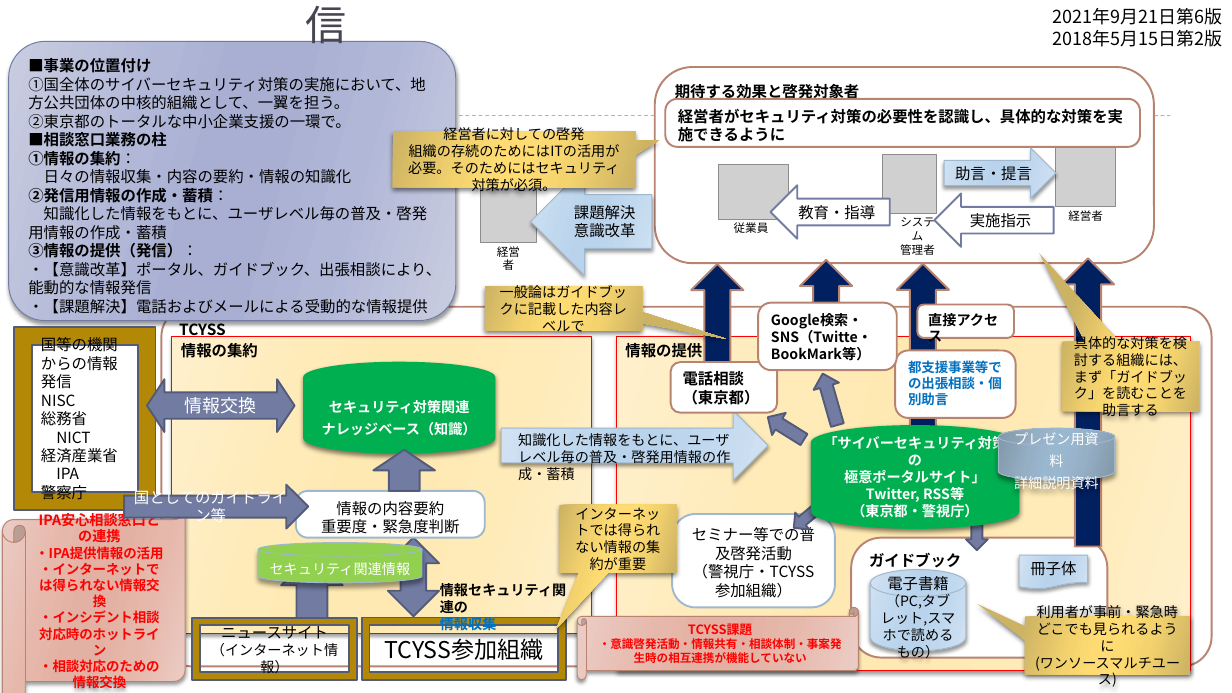
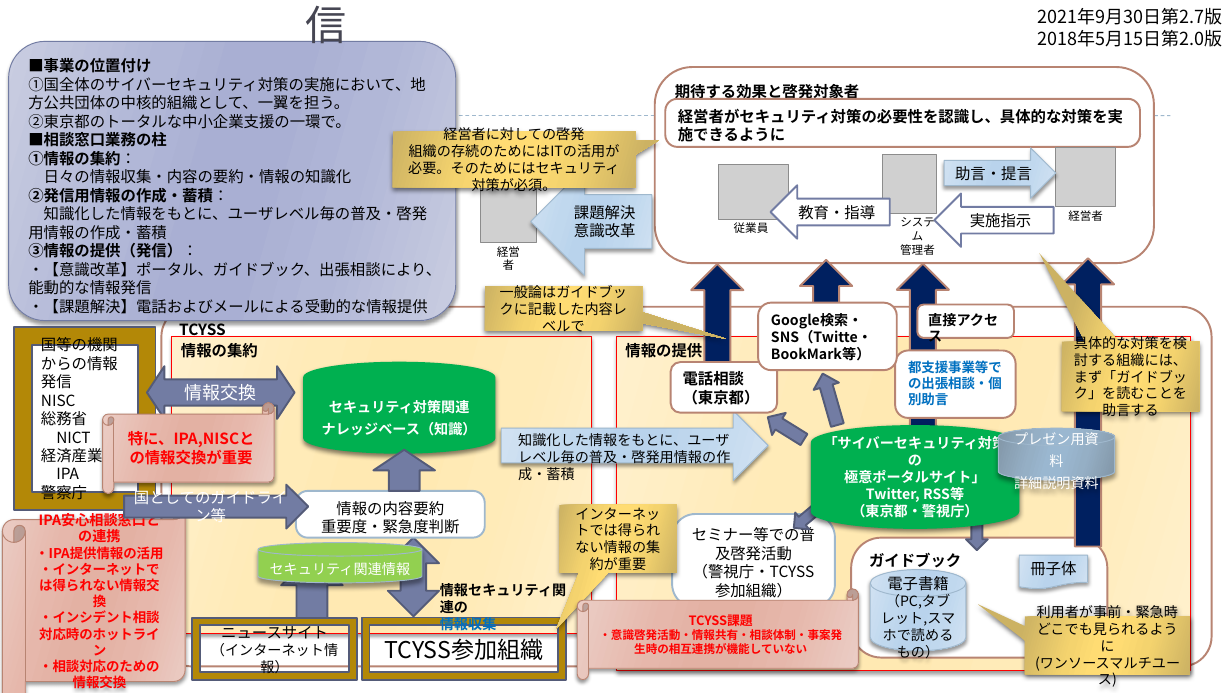
Before and after one commit to BlueMoon55/Presentation_Doc, a slide deck: slide 1 of Cyber/TCYSSでの情報収集・蓄積と発信.pptx. Drawn at 1232x693 pixels with LibreOffice and Linux fonts; fonts in the diff are those of the drawing; grey boxes stand for pictures. Boxes give left, top, right and bottom in pixels: in the first picture for what was removed or moved away, otherwise in the second. Text is boxed around its words. In the diff, an @@ line names an element or a change of style, - is before the commit and + after.

```diff
--- a/Cyber/TCYSSでの情報収集・蓄積と発信.pptx
+++ b/Cyber/TCYSSでの情報収集・蓄積と発信.pptx
@@ text at <box>1038,8,1223,47</box>: text changed @@
-2021年9月21日第6版
-2018年5月15日第2版
+2021年9月30日第2.7版
+2018年5月15日第2.0版
@@ left right arrow "情報交換": place and size @@
-left right arrow "情報交換" at <box>147,379,295,432</box>
+left right arrow "情報交換" at <box>147,366,295,419</box>
@@ horizontal scroll added at <box>103,403,274,494</box>, fill gradient #ECCEC6 to #E6B8AC to #E4B1A3, outline #B88472 0.75 pt, 12 pt, text #FF0000, bold @@
+特に、IPA,NISCとの情報交換が重要
@@ horizontal scroll "TCYSS課題": place and size @@
-horizontal scroll "TCYSS課題" at <box>578,607,859,679</box>
+horizontal scroll "TCYSS課題" at <box>578,589,859,679</box>
```
Also in this commit, not shown: 2 other slides changed, 1 slide added.
